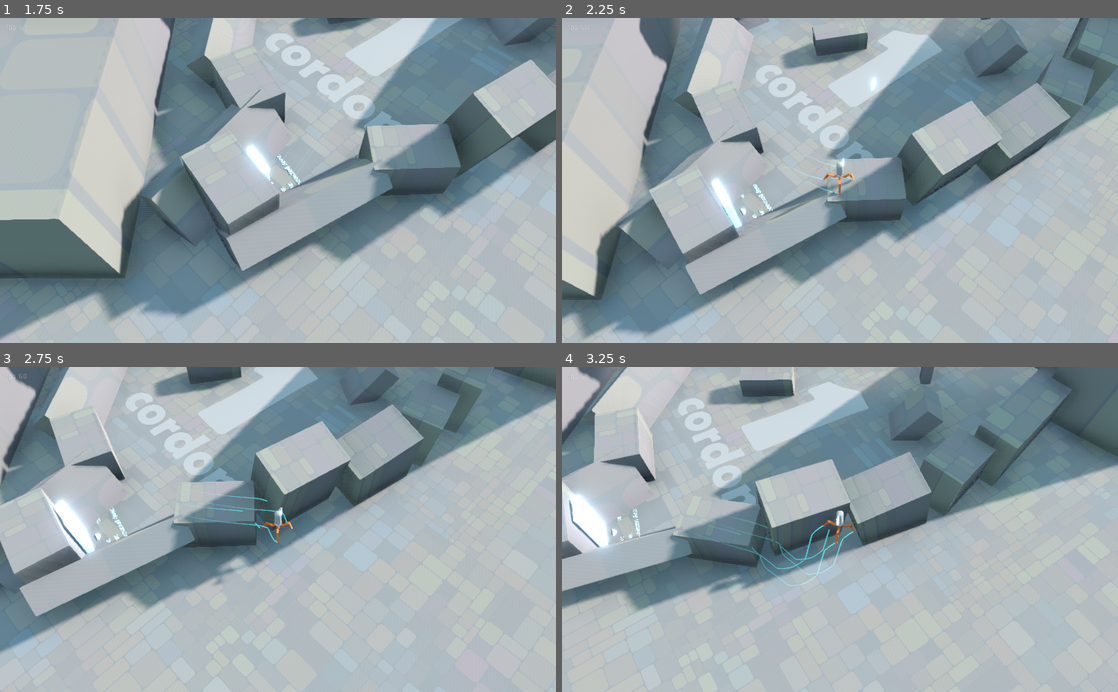
Above: before the commit, frames 1-4 (two rows, left to right).
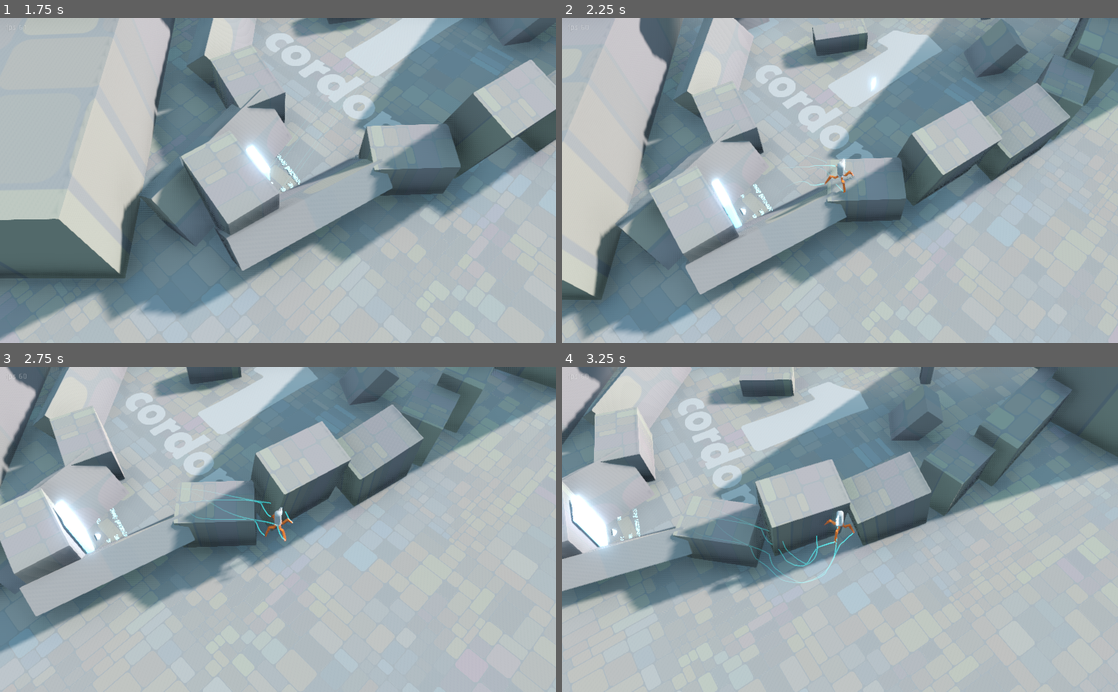
Above: after the commit, the same moments.

Repository: ioxu/key
Game: Godot game, scene res://scenes/splash.tscn
Two runs of this game, one before a commit and one after it. Both use one fixed random seed, a clock stepped at 60 frames per second and the inputs below.
Inputs (mouse positions are in pixels of both pictures, inside the frame that each line leads up to):
- Up to frame 1 (1.75 s): tap X at 0.5 s; move the mouse to (400, 164) at 0.52 s; hold D (move_right) 0.53-1.28 s; hold Left (camera_rotate_left) 0.53-1.28 s; click (400, 164) at 0.67 s; tap Space (jump) at 0.77, 1.25, 1.52 s; move the mouse to (166, 196) at 1.27 s; hold S (move_down) from 1.28 s (still down); tap Right (camera_rotate_right) at 1.35 s
- Up to frame 2 (2.25 s): move the mouse to (895, 109) at 2.02 s; release S (move_down) at 2.03 s; hold D (move_right) from 2.03 s (still down); click (895, 109) at 2.1 s
- Up to frame 3 (2.75 s): keep holding D (move_right)
- Up to frame 4 (3.25 s): move the mouse to (812, 594) at 2.77 s; release D (move_right) at 2.78 s; hold W (move_up) from 2.78 s (still down); tap Left (camera_rotate_left) at 2.85 s; click (812, 594) at 2.92 s; tap Space (jump) at 3.02 s

Frame 1 is identical in both runs. In frame 2, 0.2% of the frame differs, in the area x 39-53%, y 42-60%; in frame 3, 0.5%; in frame 4, 0.6%, in the area x 27-53%, y 45-68%.

Commit message:
weapon recoil on waist and body

Diff:
--- a/scenes/player/Controller.gd
+++ b/scenes/player/Controller.gd
@@ -23,6 +23,25 @@
 onready var weapon = player.find_node("weapon_mount").get_child(0)
 onready var raycast : RayCast = player.get_node("RayCast")
 
+
+# movement and legs and animation and things
+var last_waist_ry := 0.0
+
+
+onready var waist = get_node("../waist")
+onready var waist_initial_position = waist.transform.origin
+onready var waist_initial_basis = waist.transform.basis
+
+onready var toe_1_node = get_node("../toe_1_position")
+onready var toe_2_node = get_node("../toe_2_position")
+onready var toe_3_node = get_node("../toe_3_position")
+onready var toe_4_node = get_node("../toe_4_position")
+onready var toe_1_initial_position = toe_1_node.transform.origin
+onready var toe_2_initial_position = toe_2_node.transform.origin
+onready var toe_3_initial_position = toe_3_node.transform.origin
+onready var toe_4_initial_position = toe_4_node.transform.origin
+
+#
 var camera_lookahead_factor = 0.0
 var camera_lookahead_direction : Vector3 # keep normalised
 var camera_lookahead_direction_actual : Vector3
@@ -46,6 +65,8 @@
 var joystick_move_deadzone := 0.1
 var joystick_look_deadzone := 0.45
 var mouse_deadzone := 20
+
+var global_time := 0.0
 
 enum ROTATION_INPUT{MOUSE, JOYSTICK, MOVE_DIR}
 
@@ -139,6 +160,9 @@
 				meshinstance.rotate_y( rot_y )
 
 
+
+
+
 func magnitude(vector):
 	if typeof(vector) == typeof(Vector2()):
 		return sqrt(vector.x*vector.x + vector.y*vector.y)
@@ -147,6 +171,8 @@
 
 
 func _process(dt):
+	global_time += dt
+
 	# shoot
 	if Input.is_action_just_pressed("shoot"):
 		weapon.activated = true
@@ -158,6 +184,32 @@
 	if (Input.is_action_pressed("jump")) and not is_airborne:
 		current_vertical_speed = Vector3(0.0, max_jump, 0.0)
 		is_airborne = true
+
+	# waist and toes rotating in a circle
+#	waist.transform.basis = waist_initial_basis.rotated( Vector3.UP, global_time * 5 )
+#	toe_1_node.transform.origin = toe_1_initial_position.rotated( Vector3.UP, global_time * 5  )
+#	toe_2_node.transform.origin = toe_2_initial_position.rotated( Vector3.UP, global_time * 5 )
+#	toe_3_node.transform.origin = toe_3_initial_position.rotated( Vector3.UP, global_time * 5 )
+#	toe_4_node.transform.origin = toe_4_initial_position.rotated( Vector3.UP, global_time * 5 )
+
+	# waist and toes following look-at direction
+	var lerp_a :=  lerp_angle(last_waist_ry, meshinstance.get_rotation().y, 0.075)
+	var curr_ry := 0.0
+
+	# limit turning speed
+	var WAIST_TURNING_SPEED_MAX = 0.1
+	var ry_diff = lerp_a - last_waist_ry
+	if abs(ry_diff) > WAIST_TURNING_SPEED_MAX:
+		curr_ry = last_waist_ry + WAIST_TURNING_SPEED_MAX * sign(ry_diff)
+	else:
+		curr_ry = lerp_a
+
+	last_waist_ry = curr_ry
+	waist.transform.basis = waist_initial_basis.rotated( Vector3.UP, curr_ry )
+	toe_1_node.transform.origin = toe_1_initial_position.rotated( Vector3.UP, curr_ry  )
+	toe_2_node.transform.origin = toe_2_initial_position.rotated( Vector3.UP, curr_ry )
+	toe_3_node.transform.origin = toe_3_initial_position.rotated( Vector3.UP, curr_ry )
+	toe_4_node.transform.origin = toe_4_initial_position.rotated( Vector3.UP, curr_ry )
 
 
 func _physics_process(dt):
@@ -191,6 +243,8 @@
 	movement = speed
 	current_vertical_speed.y += gravity * dt * jump_acceleration
 	movement += current_vertical_speed
+
+
 	player.move_and_slide(movement, Vector3.UP)
 	if player.is_on_floor():
 		current_vertical_speed.y = 0.0
--- a/scenes/player/player.gd
+++ b/scenes/player/player.gd
@@ -9,6 +9,16 @@
 onready var hurt_meter = $MeshInstance/hurt_meter
 
 #export (NodePath) var spawn_point
+
+export var recol_time := 0.0
+
+onready var body = $MeshInstance
+onready var body_initial_position = body.transform.origin
+onready var body_initial_basis = body.transform.basis
+
+onready var waist = $waist
+onready var waist_initial_position = waist.transform.origin
+onready var waist_initial_basis = waist.transform.basis
 
 var current_wepon = null
 
@@ -34,6 +44,12 @@
 	current_wepon = $MeshInstance/weapon_mount.get_child(0)
 	current_wepon.connect("fire", self, "_on_weapon_fire")
 
+
+func _process(delta):
+	# recoil on waist
+	var recoil_v = Vector3(0.0, 0.0, recol_time * -1.0).rotated(Vector3.UP, waist.get_rotation().y )
+	waist.transform.origin = waist_initial_position + ( recoil_v * 0.35)
+	body.transform.origin = body_initial_position + ( recoil_v * 0.35)
 
 func set_active(new_value) -> void:
 	active = new_value
@@ -77,6 +93,10 @@
 
 
 func _on_weapon_fire(weapon) -> void:
+	# recoil
+	$AnimationPlayer.stop()
+	$AnimationPlayer.play("recoil_time_animation", -1, 7.5)
+	# force
 	$Controller.additional_force += -current_wepon.bullet_spawner.global_transform.basis.z.normalized() * weapon.fire_kickback
 	_stats.times_fired_weapon += 1
 
--- a/scenes/player/player.tscn
+++ b/scenes/player/player.tscn
@@ -13,34 +13,48 @@
 [ext_resource path="res://data/scripts/three_joint_leg.gd" type="Script" id=12]
 [ext_resource path="res://scenes/player/player_leg_material.tres" type="Material" id=13]
 
-[sub_resource type="CapsuleShape" id=1]
+[sub_resource type="Animation" id=1]
+resource_name = "recoil_time_animation"
+length = 1.4
+tracks/0/type = "bezier"
+tracks/0/path = NodePath(".:recol_time")
+tracks/0/interp = 1
+tracks/0/loop_wrap = true
+tracks/0/imported = false
+tracks/0/enabled = true
+tracks/0/keys = {
+"points": PoolRealArray( 0, -0.25, 0, 0.1, 2.22959, 0, -1.13, 0, 0.25, 0 ),
+"times": PoolRealArray( 0, 1.4 )
+}
+
+[sub_resource type="CapsuleShape" id=2]
 radius = 0.55
 height = 0.55
 
-[sub_resource type="CapsuleMesh" id=2]
+[sub_resource type="CapsuleMesh" id=3]
 material = ExtResource( 11 )
 radius = 0.25
 mid_height = 0.9
 radial_segments = 24
 rings = 5
 
-[sub_resource type="CubeMesh" id=3]
+[sub_resource type="CubeMesh" id=4]
 size = Vector3( 0.064, 0.364, 0.998 )
 
-[sub_resource type="SpatialMaterial" id=4]
+[sub_resource type="SpatialMaterial" id=5]
 albedo_color = Color( 0.619608, 0.592157, 0.592157, 1 )
 
-[sub_resource type="CylinderMesh" id=5]
+[sub_resource type="CylinderMesh" id=6]
 resource_local_to_scene = true
 material = ExtResource( 6 )
 height = 0.2
 radial_segments = 32
 rings = 1
 
-[sub_resource type="QuadMesh" id=6]
+[sub_resource type="QuadMesh" id=7]
 size = Vector2( 2, 2 )
 
-[sub_resource type="CylinderMesh" id=7]
+[sub_resource type="CylinderMesh" id=8]
 material = ExtResource( 11 )
 top_radius = 0.2
 bottom_radius = 0.2
@@ -53,19 +67,22 @@
 collision_mask = 22
 script = ExtResource( 5 )
 
+[node name="AnimationPlayer" type="AnimationPlayer" parent="."]
+anims/recoil_time_animation = SubResource( 1 )
+
 [node name="CollisionShape" type="CollisionShape" parent="."]
 transform = Transform( 1, 0, 0, 0, -1.62921e-07, 1, 0, -1, -1.62921e-07, 0, 0.82259, -2.31754e-07 )
-shape = SubResource( 1 )
+shape = SubResource( 2 )
 
 [node name="MeshInstance" type="MeshInstance" parent="."]
 transform = Transform( 1, 0, 0, 0, -1.62921e-07, 1, 0, -1, -1.62921e-07, 0, 1.54973, -3.5022e-07 )
-mesh = SubResource( 2 )
+mesh = SubResource( 3 )
 material/0 = null
 
 [node name="MeshInstance" type="MeshInstance" parent="MeshInstance"]
 transform = Transform( 1, 0, 0, 0, 1, 0, 0, 0, 1, 0, -0.261, 0.194 )
-mesh = SubResource( 3 )
-material/0 = SubResource( 4 )
+mesh = SubResource( 4 )
+material/0 = SubResource( 5 )
 
 [node name="weapon_mount" type="Spatial" parent="MeshInstance"]
 transform = Transform( 1, 0, 0, 0, -1.62921e-07, -1, 0, 1, -1.62921e-07, 0, -0.44367, 0.628556 )
@@ -140,22 +157,22 @@
 transform = Transform( 0.707107, 0, 0.707107, 0, 1, 0, -0.707107, 0, 0.707107, -0.110306, -0.05, -0.110302 )
 
 [node name="waist_geo" type="MeshInstance" parent="waist"]
-mesh = SubResource( 7 )
+mesh = SubResource( 8 )
 material/0 = null
 
 [node name="leg_1" type="Spatial" parent="."]
-transform = Transform( 0.658568, 0, 0.752305, 0, 0.999995, 0, -0.752305, 0, 0.658568, 0.110324, 0.746836, -0.110315 )
+transform = Transform( 0.658569, 0, 0.752306, 0, 0.999995, 0, -0.752306, 0, 0.658569, 0.110324, 0.746836, -0.110315 )
 script = ExtResource( 12 )
 hip_node_path = NodePath("../waist/hip_1_position")
 toe_node_path = NodePath("../toe_1_position")
-length_hip = 0.306
-length_thigh = 0.532
-length_shin = 0.919
+length_hip = 0.292
+length_thigh = 0.456
+length_shin = 0.98
 bone_depth = 0.15
 a_m = 1.5
 
 [node name="hip_joint" type="Spatial" parent="leg_1"]
-transform = Transform( 0.491653, 0.870791, 0, -0.870791, 0.491653, 0, 0, 0, 1, 0, 0, 0 )
+transform = Transform( 0.655342, 0.755333, 0, -0.755333, 0.655342, 0, 0, 0, 1, 0, 0, 0 )
 
 [node name="Position3D" type="Position3D" parent="leg_1/hip_joint"]
 transform = Transform( 1, 0, -2.98023e-08, 0, 1, 0, 2.98023e-08, 0, 1, 0, 0, 0 )
@@ -164,43 +181,43 @@
 [node name="polygon" type="CSGPolygon" parent="leg_1/hip_joint"]
 transform = Transform( 1, 0, 0, 0, 1, 0, 0, 0, 1, 0, 0, 0.075 )
 material_override = ExtResource( 13 )
-polygon = PoolVector2Array( 0, 0.08, 0, -0.08, 0.306, 0 )
+polygon = PoolVector2Array( 0, 0.08, 0, -0.08, 0.292, 0 )
 depth = 0.15
 
 [node name="thigh_joint" type="Spatial" parent="leg_1/hip_joint"]
-transform = Transform( -0.189381, -0.981904, 0, 0.981904, -0.189381, 0, 0, 0, 1, 0.306, 0, 0 )
+transform = Transform( -0.12667, -0.991945, 0, 0.991945, -0.12667, 0, 0, 0, 1, 0.292, 0, 0 )
 
 [node name="polygon" type="CSGPolygon" parent="leg_1/hip_joint/thigh_joint"]
 transform = Transform( 1, 0, 0, 0, 1, 0, 0, 0, 1, 0, 0, 0.075 )
 material_override = ExtResource( 13 )
-polygon = PoolVector2Array( 0, 0.08, 0, -0.08, 0.532, 0 )
+polygon = PoolVector2Array( 0, 0.08, 0, -0.08, 0.456, 0 )
 depth = 0.15
 
 [node name="shin_joint" type="Spatial" parent="leg_1/hip_joint/thigh_joint"]
-transform = Transform( -0.338069, 0.941121, 0, -0.941121, -0.338069, 0, 0, 0, 1, 0.532, 0, 0 )
+transform = Transform( -0.424983, 0.905201, 0, -0.905201, -0.424983, 0, 0, 0, 1, 0.456, 0, 0 )
 
 [node name="polygon" type="CSGPolygon" parent="leg_1/hip_joint/thigh_joint/shin_joint"]
 transform = Transform( 1, 1.49012e-08, 0, -1.49012e-08, 1, 1.49012e-08, 0, 1.49012e-08, 1, 0, 1.19209e-07, 0.075 )
 material_override = ExtResource( 13 )
-polygon = PoolVector2Array( 0, 0.08, 0, -0.08, 0.919, 0 )
+polygon = PoolVector2Array( 0, 0.08, 0, -0.08, 0.98, 0 )
 depth = 0.15
 
 [node name="toe_joint" type="Spatial" parent="leg_1/hip_joint/thigh_joint/shin_joint"]
 
 [node name="leg_2" type="Spatial" parent="."]
-transform = Transform( 0.685215, 0, -0.728118, 0, 1, 0, 0.728118, 0, 0.685215, 0.110311, 0.746748, 0.110315 )
+transform = Transform( 0.685216, 0, -0.72812, 0, 1, 0, 0.72812, 0, 0.685216, 0.110311, 0.746748, 0.110315 )
 script = ExtResource( 12 )
 hip_node_path = NodePath("../waist/hip_2_position")
 toe_node_path = NodePath("../toe_2_position")
-length_hip = 0.306
-length_thigh = 0.532
-length_shin = 0.919
+length_hip = 0.292
+length_thigh = 0.456
+length_shin = 0.98
 bone_depth = 0.15
 a_off = 0.56
 a_m = -1.5
 
 [node name="hip_joint" type="Spatial" parent="leg_2"]
-transform = Transform( 0.535517, 0.844524, 0, -0.844524, 0.535517, 0, 0, 0, 1, 0, 0, 0 )
+transform = Transform( 0.685518, 0.728055, 0, -0.728055, 0.685518, 0, 0, 0, 1, 0, 0, 0 )
 
 [node name="Position3D" type="Position3D" parent="leg_2/hip_joint"]
 transform = Transform( 1, 0, -2.98023e-08, 0, 1, 0, 2.98023e-08, 0, 1, 0, 0, 0 )
@@ -209,43 +226,43 @@
 [node name="polygon" type="CSGPolygon" parent="leg_2/hip_joint"]
 transform = Transform( 1, 0, 0, 0, 1, 0, 0, 0, 1, 0, 0, 0.075 )
 material_override = ExtResource( 13 )
-polygon = PoolVector2Array( 0, 0.08, 0, -0.08, 0.306, 0 )
+polygon = PoolVector2Array( 0, 0.08, 0, -0.08, 0.292, 0 )
 depth = 0.15
 
 [node name="thigh_joint" type="Spatial" parent="leg_2/hip_joint"]
-transform = Transform( -0.137113, -0.990555, 0, 0.990555, -0.137113, 0, 0, 0, 1, 0.306, 0, 0 )
+transform = Transform( -0.0740325, -0.997256, 0, 0.997256, -0.0740325, 0, 0, 0, 1, 0.292, 0, 0 )
 
 [node name="polygon" type="CSGPolygon" parent="leg_2/hip_joint/thigh_joint"]
 transform = Transform( 1, 0, 0, 0, 1, 0, 0, 0, 1, 0, 0, 0.075 )
 material_override = ExtResource( 13 )
-polygon = PoolVector2Array( 0, 0.08, 0, -0.08, 0.532, 0 )
+polygon = PoolVector2Array( 0, 0.08, 0, -0.08, 0.456, 0 )
 depth = 0.15
 
 [node name="shin_joint" type="Spatial" parent="leg_2/hip_joint/thigh_joint"]
-transform = Transform( -0.279689, 0.960091, 0, -0.960091, -0.279689, 0, 0, 0, 1, 0.532, 0, 0 )
+transform = Transform( -0.3603, 0.932837, 0, -0.932837, -0.3603, 0, 0, 0, 1, 0.456, 0, 0 )
 
 [node name="polygon" type="CSGPolygon" parent="leg_2/hip_joint/thigh_joint/shin_joint"]
 transform = Transform( 1, 0, 6.98492e-10, 0, 1, 1.53668e-08, 0, 1.49012e-08, 1, -2.98023e-07, 2.38419e-07, 0.075 )
 material_override = ExtResource( 13 )
-polygon = PoolVector2Array( 0, 0.08, 0, -0.08, 0.919, 0 )
+polygon = PoolVector2Array( 0, 0.08, 0, -0.08, 0.98, 0 )
 depth = 0.15
 
 [node name="toe_joint" type="Spatial" parent="leg_2/hip_joint/thigh_joint/shin_joint"]
 
 [node name="leg_3" type="Spatial" parent="."]
-transform = Transform( -0.736448, 0, -0.676253, 0, 1, 0, 0.676253, 0, -0.736448, -0.110306, 0.746748, 0.110315 )
+transform = Transform( -0.73645, 0, -0.676254, 0, 1, 0, 0.676254, 0, -0.73645, -0.110306, 0.746748, 0.110315 )
 script = ExtResource( 12 )
 hip_node_path = NodePath("../waist/hip_3_position")
 toe_node_path = NodePath("../toe_3_position")
-length_hip = 0.306
-length_thigh = 0.532
-length_shin = 0.919
+length_hip = 0.292
+length_thigh = 0.456
+length_shin = 0.98
 bone_depth = 0.15
 a_off = 0.23
 a_m = 1.5
 
 [node name="hip_joint" type="Spatial" parent="leg_3"]
-transform = Transform( 0.583927, 0.811806, 0, -0.811806, 0.583927, 0, 0, 0, 1, 0, 0, 0 )
+transform = Transform( 0.709922, 0.70428, 0, -0.70428, 0.709922, 0, 0, 0, 1, 0, 0, 0 )
 
 [node name="Position3D" type="Position3D" parent="leg_3/hip_joint"]
 transform = Transform( 1, 0, -2.98023e-08, 0, 1, 0, 2.98023e-08, 0, 1, 0, 0, 0 )
@@ -254,43 +271,43 @@
 [node name="polygon" type="CSGPolygon" parent="leg_3/hip_joint"]
 transform = Transform( 1, 0, 0, 0, 1, 0, 0, 0, 1, 0, 0, 0.075 )
 material_override = ExtResource( 13 )
-polygon = PoolVector2Array( 0, 0.08, 0, -0.08, 0.306, 0 )
+polygon = PoolVector2Array( 0, 0.08, 0, -0.08, 0.292, 0 )
 depth = 0.15
 
 [node name="thigh_joint" type="Spatial" parent="leg_3/hip_joint"]
-transform = Transform( 0.00317604, -0.999995, 0, 0.999995, 0.00317604, 0, 0, 0, 1, 0.306, 0, 0 )
+transform = Transform( 0.0672478, -0.997736, 0, 0.997736, 0.0672478, 0, 0, 0, 1, 0.292, 0, 0 )
 
 [node name="polygon" type="CSGPolygon" parent="leg_3/hip_joint/thigh_joint"]
 transform = Transform( 1, 0, 0, 0, 1, 0, 0, 0, 1, 0, 0, 0.075 )
 material_override = ExtResource( 13 )
-polygon = PoolVector2Array( 0, 0.08, 0, -0.08, 0.532, 0 )
+polygon = PoolVector2Array( 0, 0.08, 0, -0.08, 0.456, 0 )
 depth = 0.15
 
 [node name="shin_joint" type="Spatial" parent="leg_3/hip_joint/thigh_joint"]
-transform = Transform( -0.122603, 0.992456, 0, -0.992456, -0.122603, 0, 0, 0, 1, 0.532, 0, 0 )
+transform = Transform( -0.184879, 0.982761, 0, -0.982761, -0.184879, 0, 0, 0, 1, 0.456, 0, 0 )
 
 [node name="polygon" type="CSGPolygon" parent="leg_3/hip_joint/thigh_joint/shin_joint"]
 transform = Transform( 1, 1.49012e-08, 0, -1.49012e-08, 1, 1.49012e-08, 0, 1.49012e-08, 1, 0, 1.19209e-07, 0.075 )
 material_override = ExtResource( 13 )
-polygon = PoolVector2Array( 0, 0.08, 0, -0.08, 0.919, 0 )
+polygon = PoolVector2Array( 0, 0.08, 0, -0.08, 0.98, 0 )
 depth = 0.15
 
 [node name="toe_joint" type="Spatial" parent="leg_3/hip_joint/thigh_joint/shin_joint"]
 
 [node name="leg_4" type="Spatial" parent="."]
-transform = Transform( -0.741502, 0, 0.670665, 0, 1, 0, -0.670665, 0, -0.741502, -0.110306, 0.746748, -0.110302 )
+transform = Transform( -0.741504, 0, 0.670667, 0, 1, 0, -0.670667, 0, -0.741504, -0.110306, 0.746748, -0.110302 )
 script = ExtResource( 12 )
 hip_node_path = NodePath("../waist/hip_4_position")
 toe_node_path = NodePath("../toe_4_position")
-length_hip = 0.306
-length_thigh = 0.532
-length_shin = 0.919
+length_hip = 0.292
+length_thigh = 0.456
+length_shin = 0.98
 bone_depth = 0.15
 a_off = -0.65
 a_m = -1.5
 
 [node name="hip_joint" type="Spatial" parent="leg_4"]
-transform = Transform( 0.529352, 0.848402, 0, -0.848402, 0.529352, 0, 0, 0, 1, 0, 0, 0 )
+transform = Transform( 0.686077, 0.727529, 0, -0.727529, 0.686077, 0, 0, 0, 1, 0, 0, 0 )
 
 [node name="Position3D" type="Position3D" parent="leg_4/hip_joint"]
 transform = Transform( 1, 0, -2.98023e-08, 0, 1, 0, 2.98023e-08, 0, 1, 0, 0, 0 )
@@ -299,31 +316,31 @@
 [node name="polygon" type="CSGPolygon" parent="leg_4/hip_joint"]
 transform = Transform( 1, 0, 0, 0, 1, 0, 0, 0, 1, 0, 0, 0.075 )
 material_override = ExtResource( 13 )
-polygon = PoolVector2Array( 0, 0.08, 0, -0.08, 0.306, 0 )
+polygon = PoolVector2Array( 0, 0.08, 0, -0.08, 0.292, 0 )
 depth = 0.15
 
 [node name="thigh_joint" type="Spatial" parent="leg_4/hip_joint"]
-transform = Transform( -0.177758, -0.984074, 0, 0.984074, -0.177758, 0, 0, 0, 1, 0.306, 0, 0 )
+transform = Transform( -0.114965, -0.99337, 0, 0.99337, -0.114965, 0, 0, 0, 1, 0.292, 0, 0 )
 
 [node name="polygon" type="CSGPolygon" parent="leg_4/hip_joint/thigh_joint"]
 transform = Transform( 1, 0, 0, 0, 1, 0, 0, 0, 1, 0, 0, 0.075 )
 material_override = ExtResource( 13 )
-polygon = PoolVector2Array( 0, 0.08, 0, -0.08, 0.532, 0 )
+polygon = PoolVector2Array( 0, 0.08, 0, -0.08, 0.456, 0 )
 depth = 0.15
 
 [node name="shin_joint" type="Spatial" parent="leg_4/hip_joint/thigh_joint"]
-transform = Transform( -0.325096, 0.945681, 0, -0.945681, -0.325096, 0, 0, 0, 1, 0.532, 0, 0 )
+transform = Transform( -0.410639, 0.911798, 0, -0.911798, -0.410639, 0, 0, 0, 1, 0.456, 0, 0 )
 
 [node name="polygon" type="CSGPolygon" parent="leg_4/hip_joint/thigh_joint/shin_joint"]
 transform = Transform( 1, 1.49012e-08, 0, -1.49012e-08, 1, 1.49012e-08, 0, 1.49012e-08, 1, 0, 1.19209e-07, 0.075 )
 material_override = ExtResource( 13 )
-polygon = PoolVector2Array( 0, 0.08, 0, -0.08, 0.919, 0 )
+polygon = PoolVector2Array( 0, 0.08, 0, -0.08, 0.98, 0 )
 depth = 0.15
 
 [node name="toe_joint" type="Spatial" parent="leg_4/hip_joint/thigh_joint/shin_joint"]
 
 [node name="toe_1_position" type="Position3D" parent="."]
-transform = Transform( 0.707107, 0, 0.707107, 0, 0.999997, 0, -0.707107, 0, 0.707107, 0.689452, -0.0352683, -0.771873 )
+transform = Transform( 1, 0, 0, 0, 0.999997, 0, 0, 0, 1, 0.689452, -0.0352683, -0.771873 )
 
 [node name="TravelPath" type="ImmediateGeometry" parent="toe_1_position"]
 transform = Transform( 1, 0, 0, 0, 1, 0, 0, 0, 1, 0, 0.0702516, 0 )
@@ -333,7 +350,7 @@
 trail_colour = Color( 0.133333, 0.94902, 0.968627, 0.521569 )
 
 [node name="toe_2_position" type="Position3D" parent="."]
-transform = Transform( 0.707107, 0, 0.707107, 0, 1, 0, -0.707107, 0, 0.707107, 0.757194, -0.00729895, 0.797702 )
+transform = Transform( 1, 0, 0, 0, 1, 0, 0, 0, 1, 0.757194, -0.00729895, 0.797702 )
 
 [node name="TravelPath" type="ImmediateGeometry" parent="toe_2_position"]
 transform = Transform( 1, 0, 0, 0, 1, 0, 0, 0, 1, 0, 0.0702516, 0 )
@@ -343,7 +360,7 @@
 trail_colour = Color( 0.133333, 0.94902, 0.968627, 0.521569 )
 
 [node name="toe_3_position" type="Position3D" parent="."]
-transform = Transform( 0.707107, 0, 0.707107, 0, 1, 0, -0.707107, 0, 0.707107, -0.883774, 0, 0.820562 )
+transform = Transform( 1, 0, 0, 0, 1, 0, 0, 0, 1, -0.883774, 0, 0.820562 )
 
 [node name="TravelPath" type="ImmediateGeometry" parent="toe_3_position"]
 transform = Transform( 1, 0, 0, 0, 1, 0, 0, 0, 1, 0, 0.0702516, 0 )
@@ -353,7 +370,7 @@
 trail_colour = Color( 0.133333, 0.94902, 0.968627, 0.521569 )
 
 [node name="toe_4_position" type="Position3D" parent="."]
-transform = Transform( 0.707107, 0, 0.707107, 0, 1, 0, -0.707107, 0, 0.707107, -0.791545, 0, -0.726461 )
+transform = Transform( 1, 0, 0, 0, 1, 0, 0, 0, 1, -0.791545, 0, -0.726461 )
 
 [node name="TravelPath" type="ImmediateGeometry" parent="toe_4_position"]
 transform = Transform( 1, 0, 0, 0, 1, 0, 0, 0, 1, 0, 0.0702516, 0 )
Not shown: 3 places in scenes/player/player.tscn that only renumber resources
